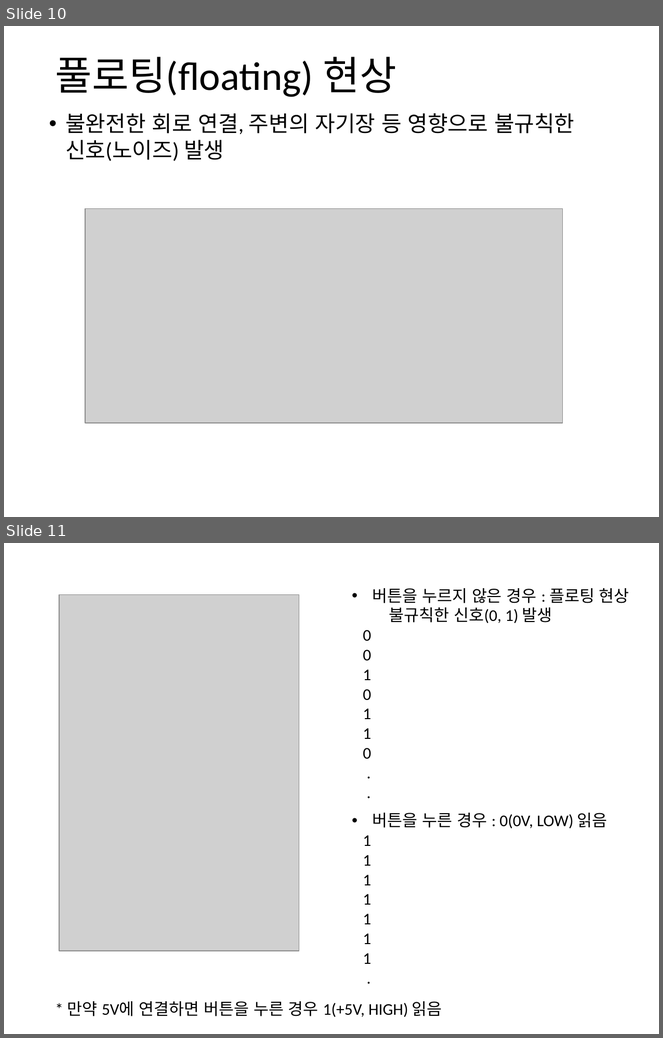
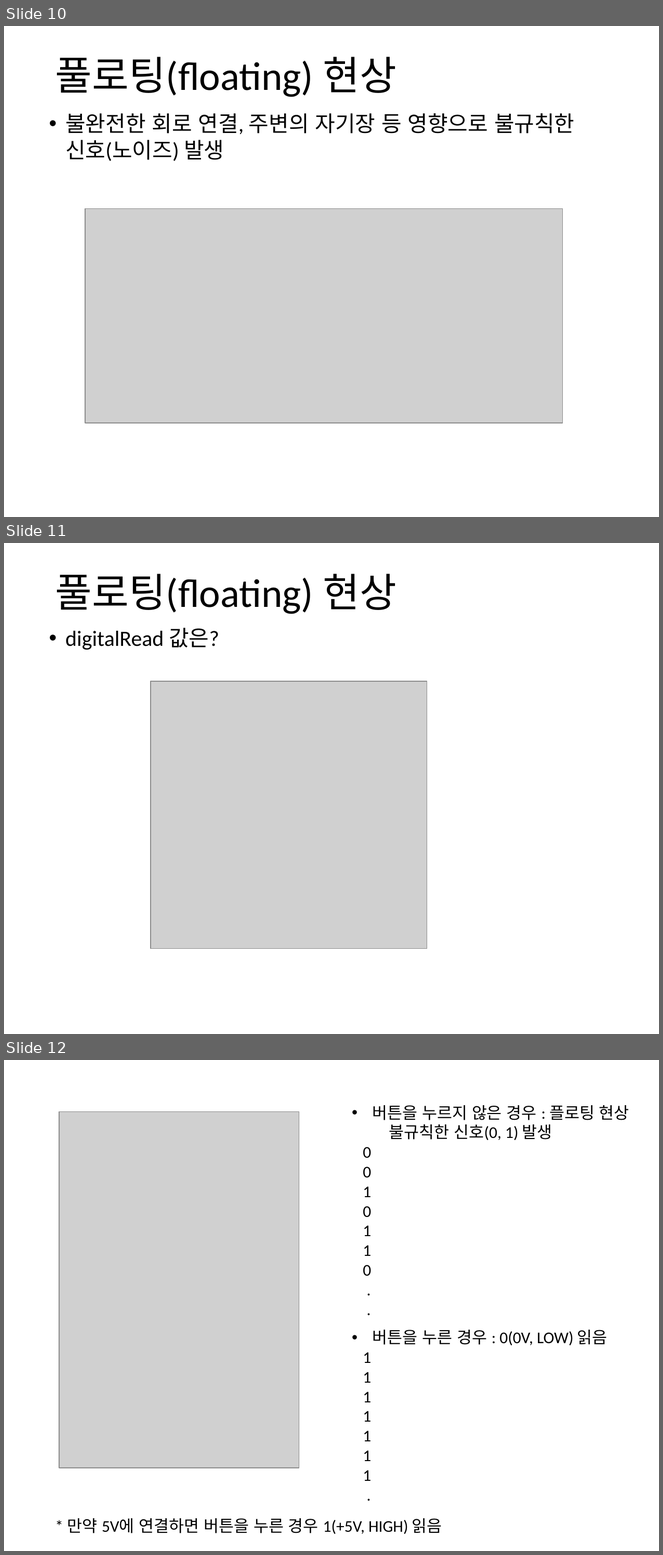
Before and after one commit to iot2019/Week04, a slide deck: Week04.pptx. Shown one above the other, each under a label of ours: slides 10 and 11 before the commit, slides 10, 11 and 12 after it. The pictures are 663x1038 and 663x1555 pixels, drawn with LibreOffice and Linux fonts; fonts in the diff are those of the drawing; grey boxes stand for pictures. Boxes give left, top, right and bottom in pixels: in the first picture for what was removed or moved away, otherwise in the second. Text is boxed around its words. In the diff, an @@ line names an element or a change of style, - is before the commit and + after.

Commit message:
2019/3/21

```diff
--- a/Week04.pptx
+++ b/Week04.pptx
@@ slide 11 added at (4,543,659,1034), background #FFFFFF @@
@@ text added at (55,574,397,614), 44 pt, text #000000 @@
+풀로팅(floating) 현상
@@ text added at (65,628,219,650), 24 pt, text #000000 @@
+  • digitalRead 값은?
@@ picture added at (151,681,427,949) @@
@@ what was slide 11 is now slide 12 @@
```
Also in this commit, not shown: 1 slide changed.
